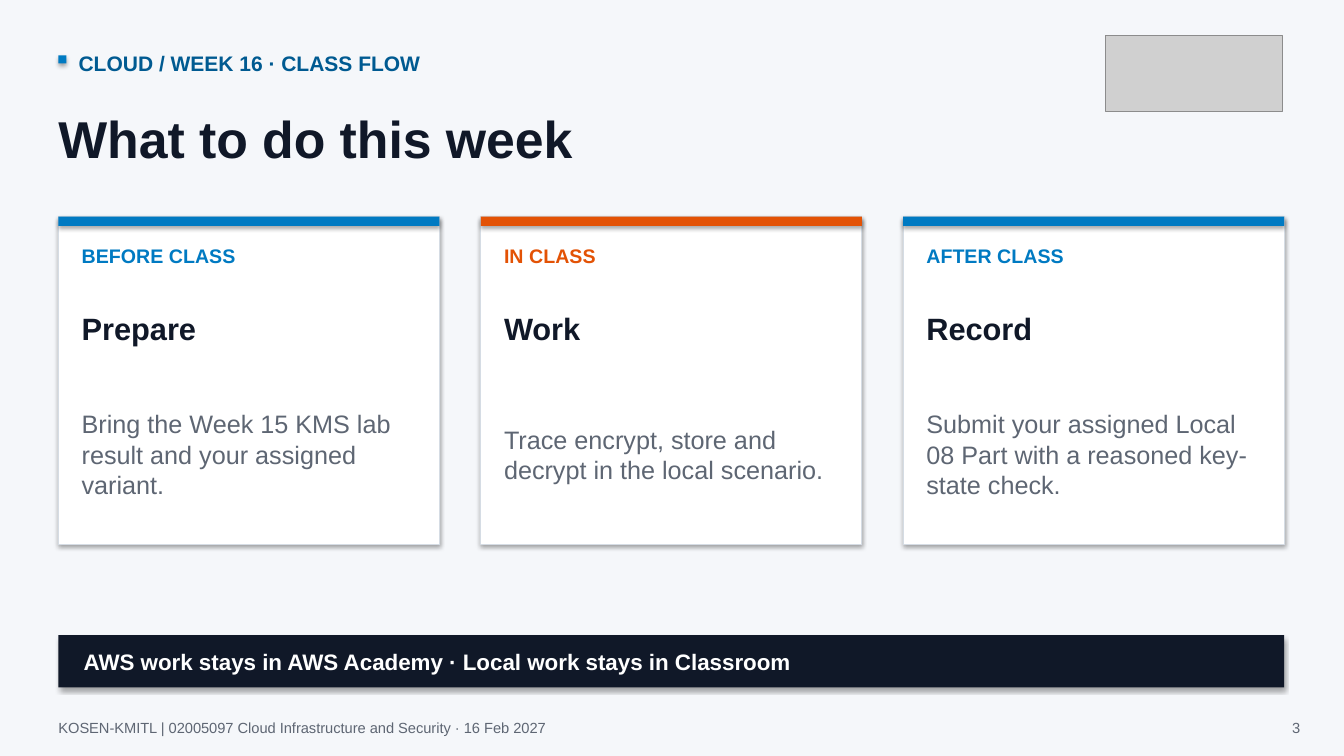
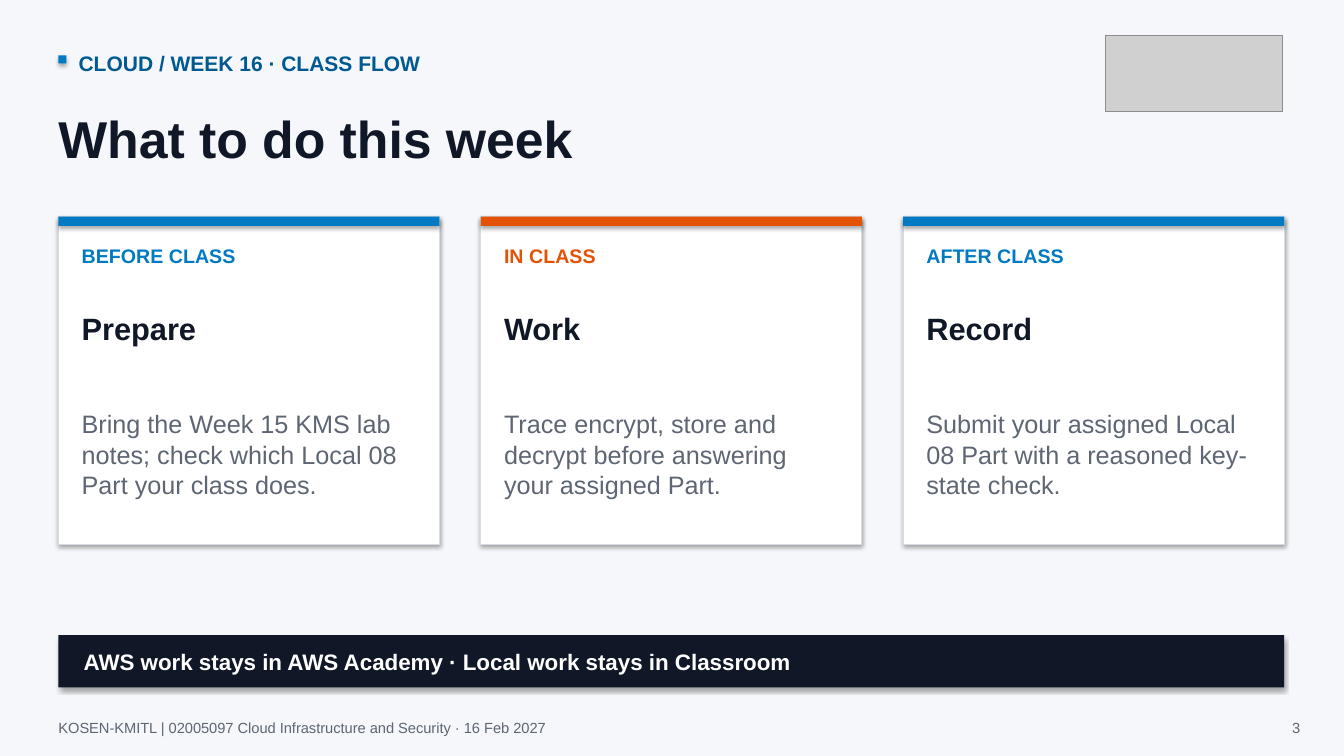
Before and after one commit to nutthakorn7/cloud-infrastructure-security, a slide deck: slide 3 of slides/weekly-bridges/output/Week16_Cloud_Course_Bridge.pptx. Drawn at 1344x756 pixels with LibreOffice and Linux fonts; fonts in the diff are those of the drawing; grey boxes stand for pictures. Boxes give left, top, right and bottom in pixels: in the first picture for what was removed or moved away, otherwise in the second. Text is boxed around its words. In the diff, an @@ line names an element or a change of style, - is before the commit and + after.

Commit message:
Clarify Week 16 Local 08 slide instructions

```diff
--- a/slides/weekly-bridges/output/Week16_Cloud_Course_Bridge.pptx
+++ b/slides/weekly-bridges/output/Week16_Cloud_Course_Bridge.pptx
@@ text at (x1=82, y1=414, x2=397, y2=499): text changed @@
-Bring the Week 15 KMS lab result and your assigned variant.
+Bring the Week 15 KMS lab notes; check which Local 08 Part your class does.
@@ text at (x1=504, y1=414, x2=787, y2=499): text changed @@
-Trace encrypt, store and decrypt in the local scenario.
+Trace encrypt, store and decrypt before answering your assigned Part.
```
Also in this commit, not shown: 6 other files.
